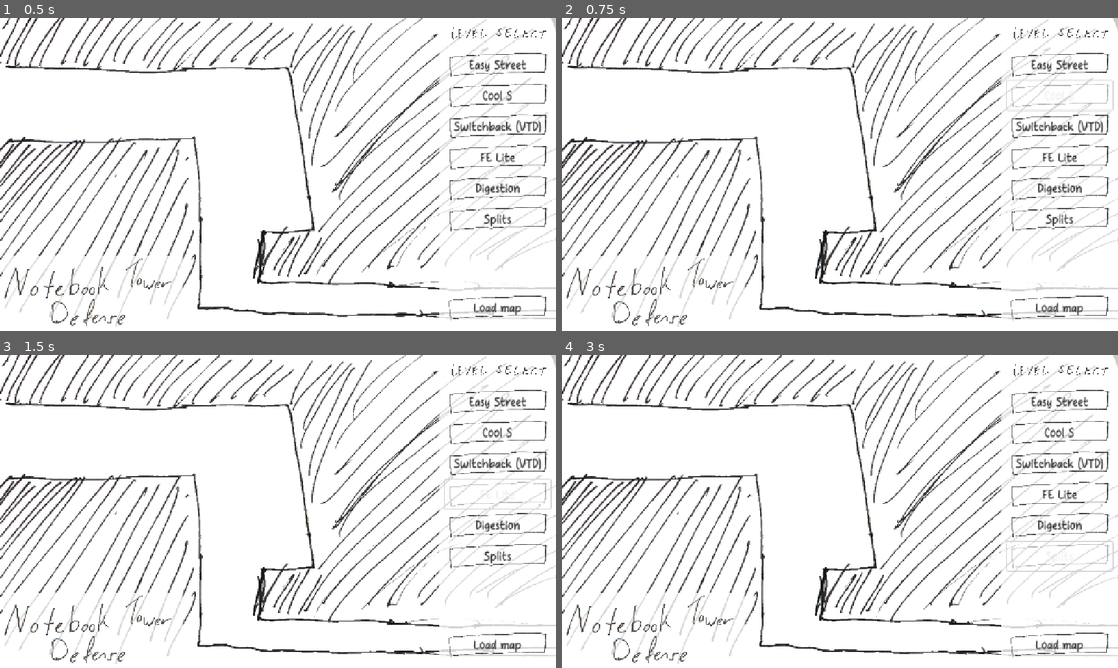
Above: before the commit, frames 1-4 (two rows, left to right).
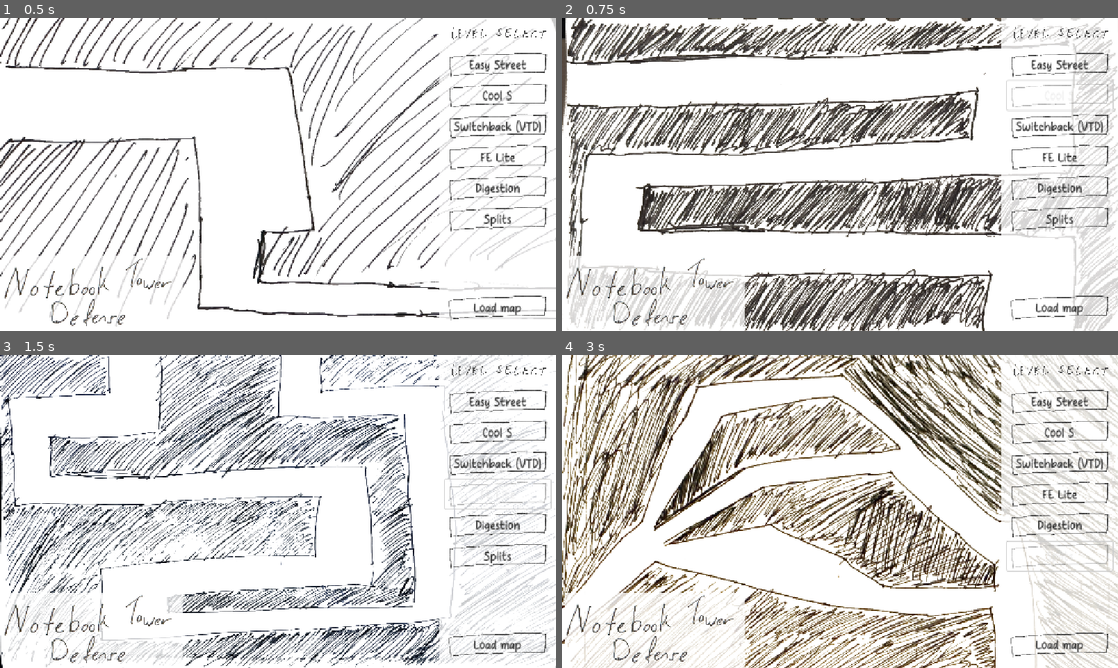
Above: after the commit, the same moments.

Repository: OzuYatamutsu/notebook-tower-defense
Game: Godot game, scene res://levels/MapSelect.tscn
Two runs of this game, one before a commit and one after it. Both use one fixed random seed, a clock stepped at 60 frames per second and the inputs below.
Inputs:
- Up to frame 1 (0.5 s): no input
- Up to frame 2 (0.75 s): click "Cool S" at 0.5 s
- Up to frame 3 (1.5 s): click "FE Lite" at 1.25 s
- Up to frame 4 (3 s): click "Digestion" at 2 s; click "Splits" at 2.75 s

Frame 1 is identical in both runs. In frame 2, 38% of the frame differs, in the area x 0-100%, y 0-100%; in frame 3, 28%; in frame 4, 41%.

Commit message:
Fix all map previews/integrate map sprites with new UI

Diff:
--- a/levels/level_cools.tscn
+++ b/levels/level_cools.tscn
@@ -65,6 +65,9 @@
 
 [node name="UI" parent="." instance=ExtResource("2_r7tsd")]
 
+[node name="MapSprite" parent="UI/Map" index="0"]
+texture = ExtResource("4_n0ulb")
+
 [node name="LevelViewport" parent="." instance=ExtResource("3_52n04")]
 
 [node name="Path2D" type="Path2D" parent="LevelViewport/mobs" index="0"]
@@ -100,18 +103,14 @@
 [node name="CollisionPolygon2D2" type="CollisionPolygon2D" parent="LevelViewport/walls" index="1"]
 polygon = PackedVector2Array(7, 201, 451, 201, 780, 189, 952, 165, 942, 275, 593, 300, 294, 312, 57, 311, 43, 469, 43, 578, 481, 594, 983, 590, 972, 724, -2, 719)
 
-[node name="LevelHitbox" parent="LevelViewport" index="5"]
+[node name="LevelHitbox" parent="LevelViewport" index="4"]
 position = Vector2(1089, 716)
 scale = Vector2(8.15, 0.34)
 
-[node name="LevelSpawn" parent="LevelViewport" index="6"]
+[node name="LevelSpawn" parent="LevelViewport" index="5"]
 position = Vector2(22, 152)
 SPAWN_TIMER_SECS = 0.5
 
-[node name="map" type="Sprite2D" parent="LevelViewport"]
-scale = Vector2(1, 0.883005)
-texture = ExtResource("4_n0ulb")
-centered = false
-
+[editable path="UI"]
 [editable path="LevelViewport"]
 [editable path="LevelViewport/mobs"]
--- a/levels/level_digestion.tscn
+++ b/levels/level_digestion.tscn
@@ -71,6 +71,9 @@
 
 [node name="UI" parent="." instance=ExtResource("2_4xp7b")]
 
+[node name="MapSprite" parent="UI/Map" index="0"]
+texture = ExtResource("4_8wmdd")
+
 [node name="LevelViewport" parent="." instance=ExtResource("3_ycp7k")]
 
 [node name="Path2D" type="Path2D" parent="LevelViewport/mobs" index="0"]
@@ -109,17 +112,13 @@
 [node name="CollisionPolygon2D2" type="CollisionPolygon2D" parent="LevelViewport/walls" index="1"]
 polygon = PackedVector2Array(593, 0, 592, 82, 537, 82, 477, 92, 424, 108, 370, 125, 317, 143, 273, 163, 236, 188, 209,  …(479 unchanged characters)…
 
-[node name="LevelHitbox" parent="LevelViewport" index="5"]
+[node name="LevelHitbox" parent="LevelViewport" index="4"]
 position = Vector2(1283, 640)
 scale = Vector2(0.56, 1.03)
 
-[node name="LevelSpawn" parent="LevelViewport" index="6"]
+[node name="LevelSpawn" parent="LevelViewport" index="5"]
 position = Vector2(544, 16)
 
-[node name="map" type="Sprite2D" parent="LevelViewport"]
-scale = Vector2(1, 0.883005)
-texture = ExtResource("4_8wmdd")
-centered = false
-
+[editable path="UI"]
 [editable path="LevelViewport"]
 [editable path="LevelViewport/mobs"]
--- a/levels/level_fe_lite.tscn
+++ b/levels/level_fe_lite.tscn
@@ -65,6 +65,9 @@
 
 [node name="UI" parent="." instance=ExtResource("2_6huok")]
 
+[node name="MapSprite" parent="UI/Map" index="0"]
+texture = ExtResource("4_ebeyy")
+
 [node name="LevelViewport" parent="." instance=ExtResource("3_36f1o")]
 
 [node name="Path2D" type="Path2D" parent="LevelViewport/mobs" index="0"]
@@ -106,9 +109,5 @@
 [node name="LevelSpawn" parent="LevelViewport" index="5"]
 position = Vector2(302, 18)
 
-[node name="map" type="Sprite2D" parent="LevelViewport"]
-position = Vector2(640, 360)
-scale = Vector2(1, 0.843091)
-texture = ExtResource("4_ebeyy")
-
+[editable path="UI"]
 [editable path="LevelViewport"]
--- a/levels/level_splits.tscn
+++ b/levels/level_splits.tscn
@@ -65,6 +65,9 @@
 
 [node name="UI" parent="." instance=ExtResource("2_ka6gn")]
 
+[node name="MapSprite" parent="UI/Map" index="0"]
+texture = ExtResource("4_k8t1y")
+
 [node name="LevelViewport" parent="." instance=ExtResource("3_s65yq")]
 
 [node name="Path2D" type="Path2D" parent="LevelViewport/mobs" index="0"]
@@ -106,17 +109,13 @@
 [node name="CollisionPolygon2D4" type="CollisionPolygon2D" parent="LevelViewport/walls" index="3"]
 polygon = PackedVector2Array(241, 438, 461, 300, 759, 271, 997, 486, 997, 532, 732, 531, 651, 471, 484, 392, 505, 360, 707, 420, 751, 470, 918, 480, 719, 334, 476, 391)
 
-[node name="LevelHitbox" parent="LevelViewport" index="5"]
+[node name="LevelHitbox" parent="LevelViewport" index="4"]
 position = Vector2(1045, 719)
 scale = Vector2(2.20002, 0.196928)
 
-[node name="LevelSpawn" parent="LevelViewport" index="6"]
+[node name="LevelSpawn" parent="LevelViewport" index="5"]
 position = Vector2(12, 611)
 
-[node name="map" type="Sprite2D" parent="LevelViewport"]
-scale = Vector2(1, 1.03)
-texture = ExtResource("4_k8t1y")
-centered = false
-
+[editable path="UI"]
 [editable path="LevelViewport"]
 [editable path="LevelViewport/mobs"]
--- a/levels/level_switchback.tscn
+++ b/levels/level_switchback.tscn
@@ -71,6 +71,9 @@
 
 [node name="UI" parent="." instance=ExtResource("2_6wpsq")]
 
+[node name="MapSprite" parent="UI/Map" index="0"]
+texture = ExtResource("4_nm8an")
+
 [node name="LevelViewport" parent="." instance=ExtResource("3_v5msj")]
 
 [node name="Path2D" type="Path2D" parent="LevelViewport/mobs" index="0"]
@@ -109,17 +112,13 @@
 [node name="CollisionPolygon2D2" type="CollisionPolygon2D" parent="LevelViewport/walls" index="1"]
 polygon = PackedVector2Array(61, 2, 62, 185, 62, 191, 158, 189, 201, 183, 250, 180, 315, 180, 398, 177, 449, 179, 558,  …(860 unchanged characters)…
 
-[node name="LevelHitbox" parent="LevelViewport" index="5"]
+[node name="LevelHitbox" parent="LevelViewport" index="4"]
 position = Vector2(1281, 646)
 scale = Vector2(0.36, 2.01)
 
-[node name="LevelSpawn" parent="LevelViewport" index="6"]
+[node name="LevelSpawn" parent="LevelViewport" index="5"]
 position = Vector2(110, 18)
 
-[node name="map" type="Sprite2D" parent="LevelViewport"]
-scale = Vector2(1, 0.828539)
-texture = ExtResource("4_nm8an")
-centered = false
-
+[editable path="UI"]
 [editable path="LevelViewport"]
 [editable path="LevelViewport/mobs"]
